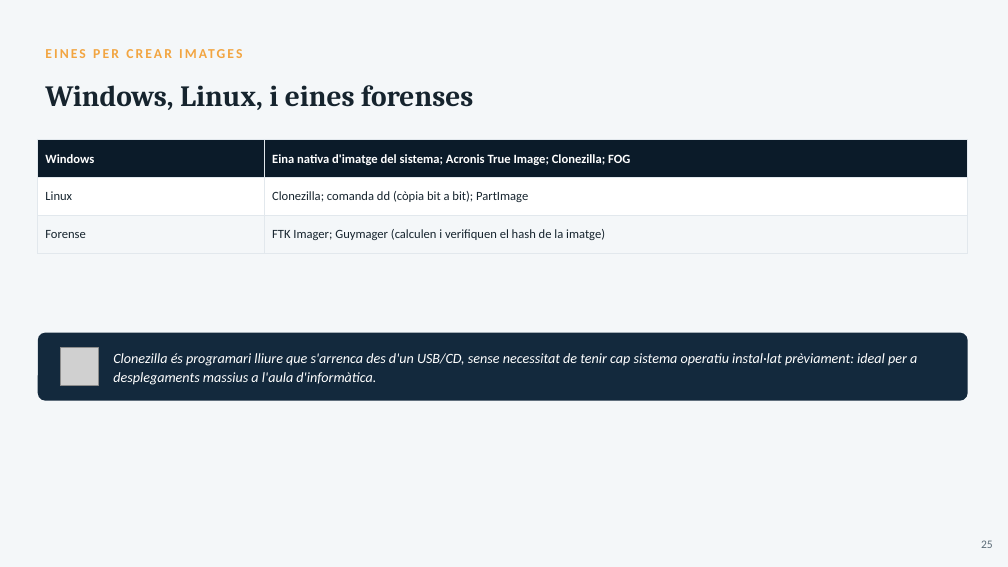
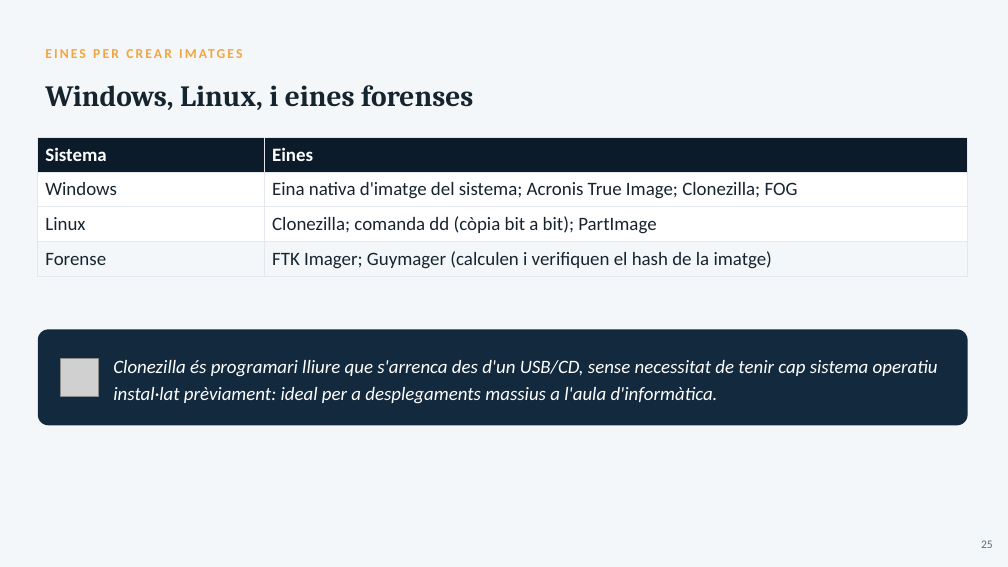
Before and after one commit to joansanchezescudero/SMX_0226_Seguretat_Informatica, a slide deck: slide 25 of RA2 - Emmagatzematge i copies de seguretat/AA3 - Copies de seguretat/RA2_AA3_Copies_de_seguretat.pptx. Drawn at 1008x567 pixels with LibreOffice and Linux fonts; fonts in the diff are those of the drawing; grey boxes stand for pictures. Boxes give left, top, right and bottom in pixels: in the first picture for what was removed or moved away, otherwise in the second. Text is boxed around its words. In the diff, an @@ line names an element or a change of style, - is before the commit and + after.

```diff
--- a/RA2 - Emmagatzematge i copies de seguretat/AA3 - Copies de seguretat/RA2_AA3_Copies_de_seguretat.pptx
+++ b/RA2 - Emmagatzematge i copies de seguretat/AA3 - Copies de seguretat/RA2_AA3_Copies_de_seguretat.pptx
@@ table at (x1=38, y1=138, x2=968, y2=277) @@
+row 1: Sistema | Eines
@@ rounded rectangle resized from (x1=38, y1=333, x2=968, y2=401) to (x1=38, y1=330, x2=968, y2=426) @@
@@ picture moved from (x1=60, y1=348, x2=98, y2=386) to (x1=60, y1=358, x2=98, y2=396) @@
@@ text "Clonezilla és programari lliure que ..." at (x1=113, y1=360, x2=938, y2=404): size 13.5 to 18 pt; line spacing 18pt to 25.9pt @@
```
Also in this commit, not shown: 26 other slides changed, 1 other file.
